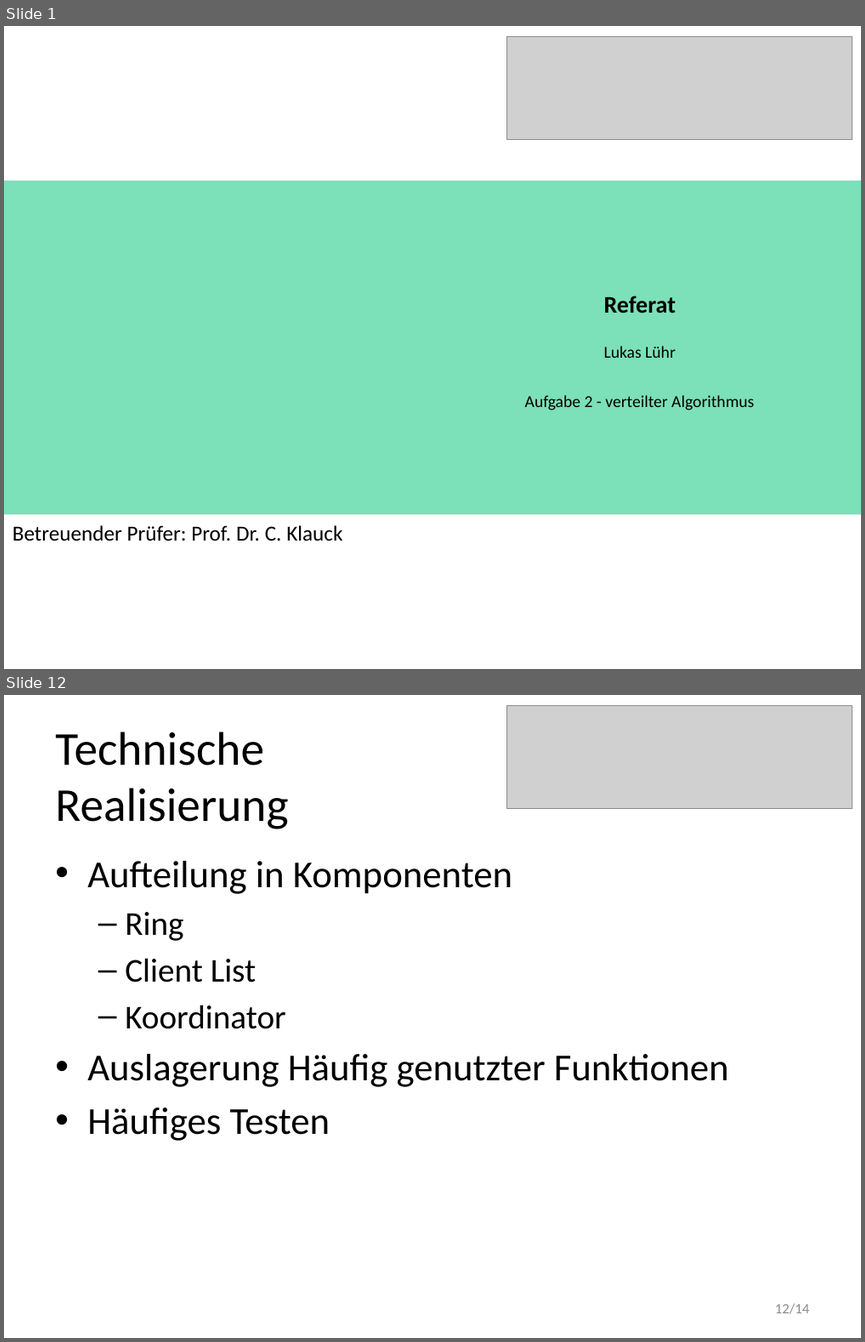
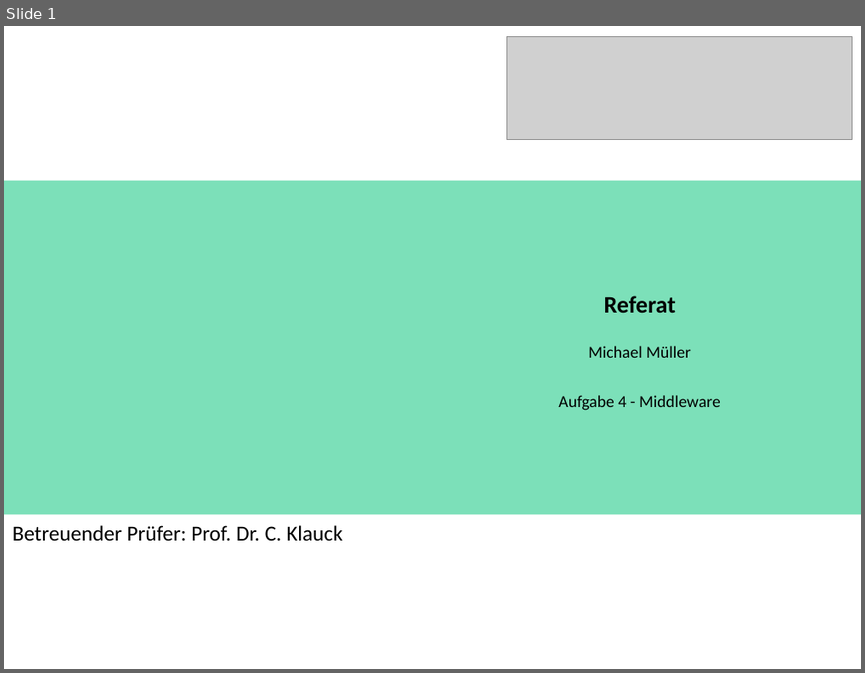
Before and after one commit to HansZimmer5000/TalDerTraenen, a slide deck: A4/VSP4_Mi/Design/Praesentation.pptx. Shown one above the other, each under a label of ours: slides 1 and 12 before the commit, slide 1 after it; the slides between them are not shown. The pictures are 865x1342 and 865x673 pixels, drawn with LibreOffice and Linux fonts; fonts in the diff are those of the drawing; grey boxes stand for pictures. Boxes give left, top, right and bottom in pixels: in the first picture for what was removed or moved away, otherwise in the second. Text is boxed around its words. In the diff, an @@ line names an element or a change of style, - is before the commit and + after.

```diff
--- a/A4/VSP4_Mi/Design/Praesentation.pptx
+++ b/A4/VSP4_Mi/Design/Praesentation.pptx
@@ slide 12 removed at bbox=[4, 695, 861, 1338], background #FFFFFF @@
@@ picture removed at bbox=[507, 706, 852, 809] @@
@@ title removed at bbox=[55, 732, 288, 829] @@
-Technische
-Realisierung
@@ text removed at bbox=[87, 861, 729, 1140] @@
-• Aufteilung in Komponenten
-  – Ring
-  – Client List
-  – Koordinator
-• Auslagerung Häufig genutzter Funktionen
-• Häufiges Testen
@@ page number removed at bbox=[775, 1303, 809, 1314] @@
-12/14
@@ slide 1 changed as well @@
@@ text at bbox=[558, 346, 721, 410]: text changed @@
-Lukas Lühr
-Aufgabe 2 - verteilter Algorithmus
+Michael Müller
+Aufgabe 4 - Middleware
```
Also in this commit, not shown: 3 other slides changed, 9 slides added, 9 other slides removed, 2 other files.
